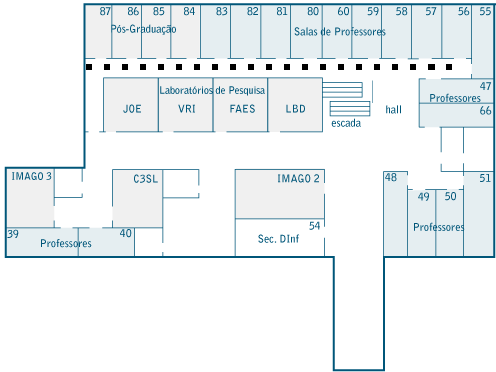
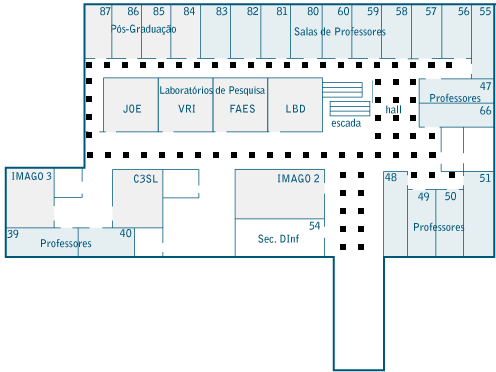
Before/after of a 496x372 layered artwork. What changed in the layer stack:
painted on "Nova camada" over [86, 62, 455, 250]
